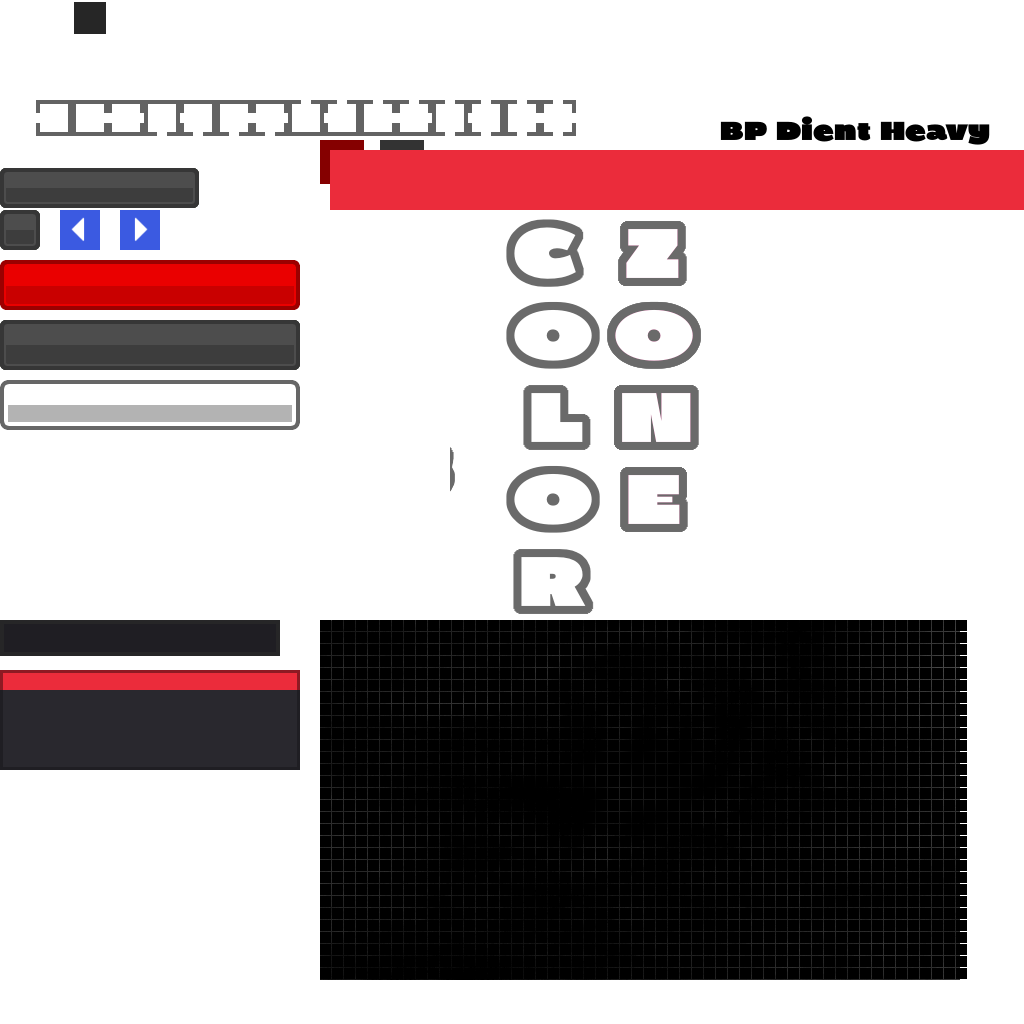
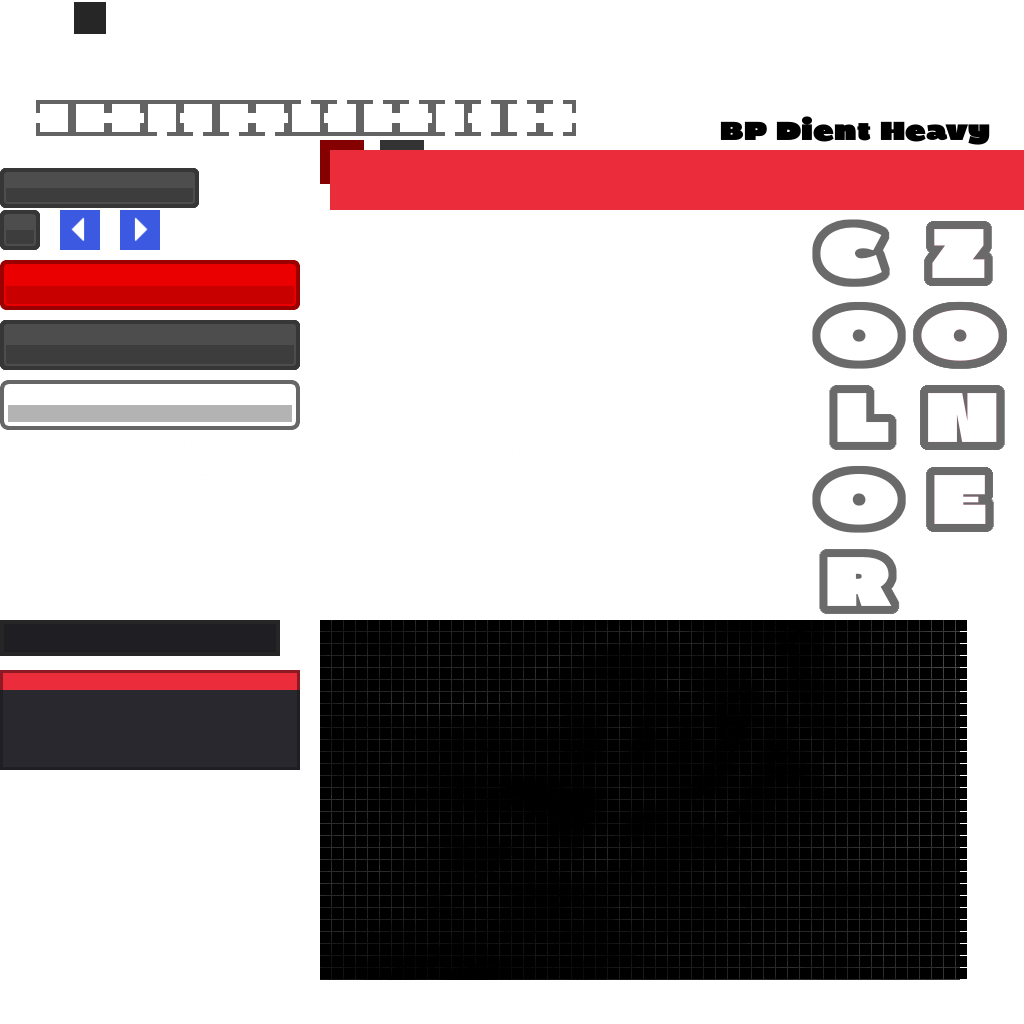
Two versions of the same layered image (1024px x 1024px). Layer-by-layer changes:
added layer "Ebene #16" above "Ebene" over (450, 441, 699, 456)
painted on "Ebene #1" over (450, 219, 1007, 614)
